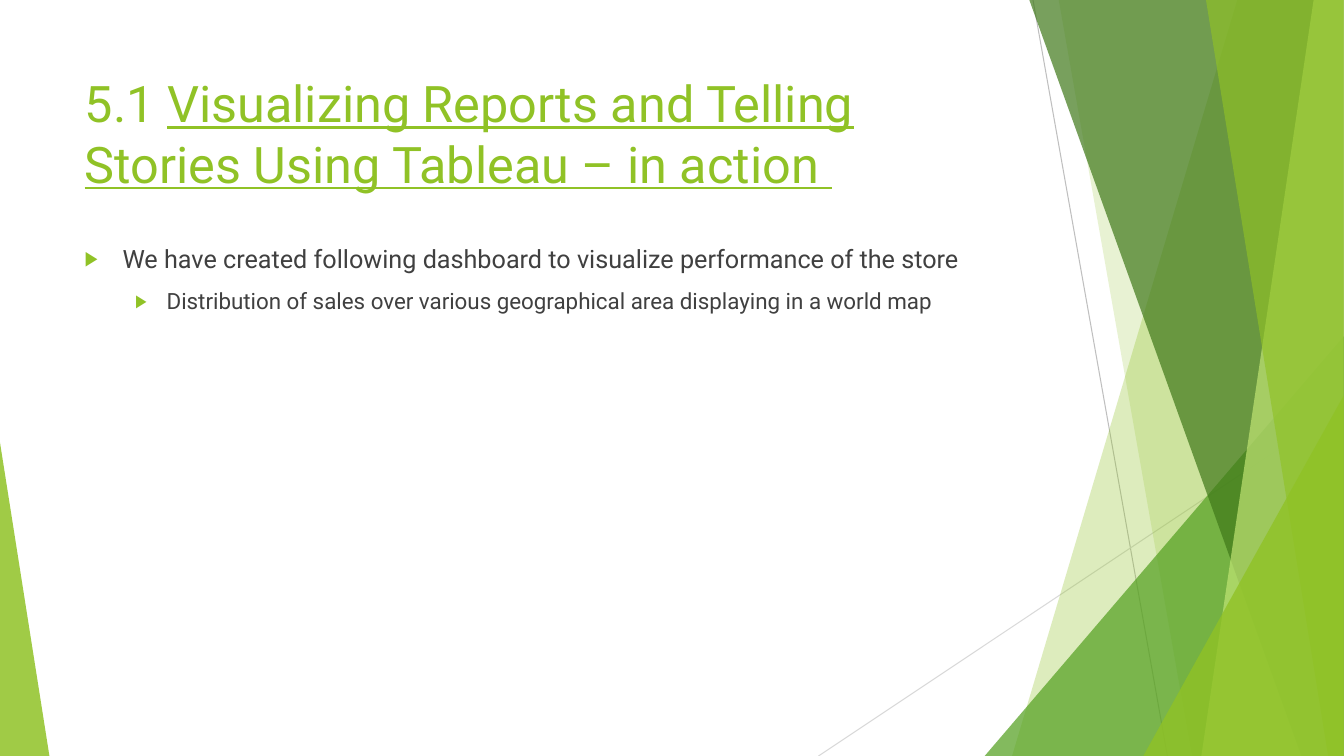
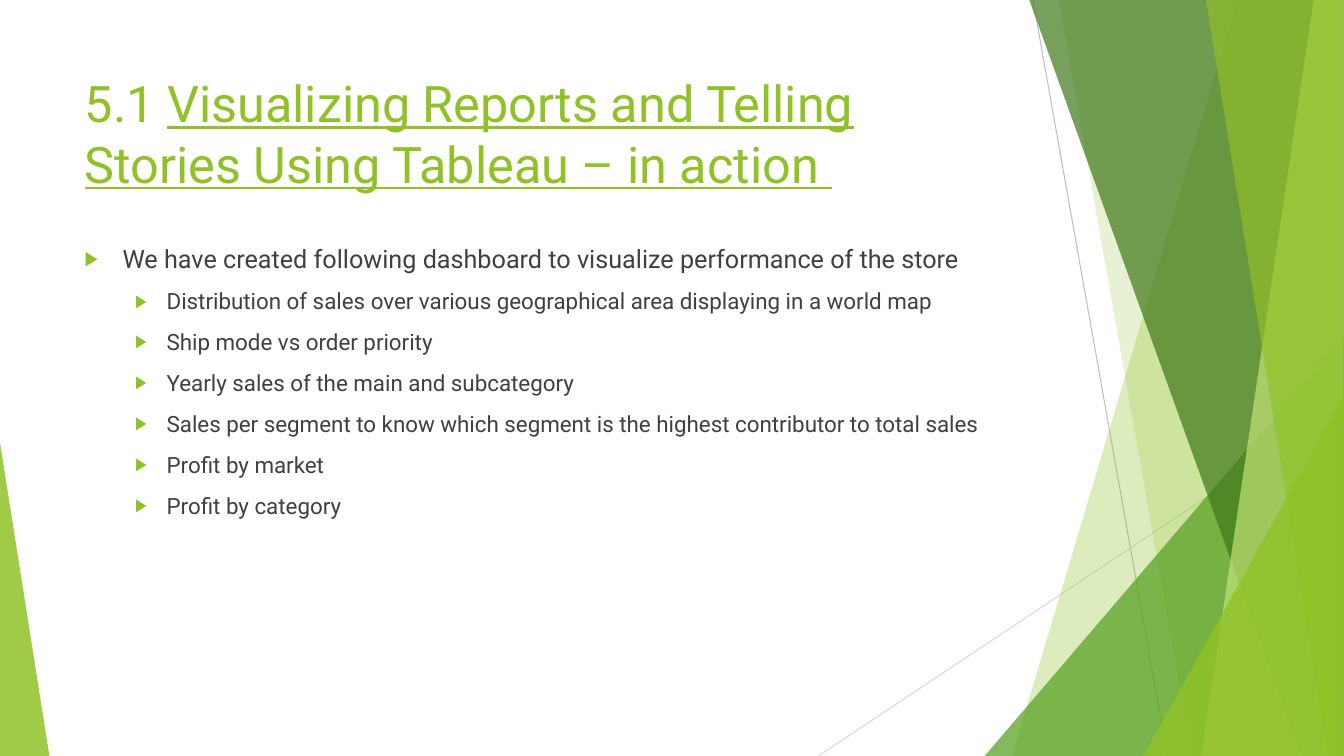
Before and after one commit to rubadhanaraj/Final_project, a slide deck: slide 11 of Project details.pptx. Drawn at 1344x756 pixels with LibreOffice and Linux fonts; fonts in the diff are those of the drawing. Boxes give left, top, right and bottom in pixels: in the first picture for what was removed or moved away, otherwise in the second. Text is boxed around its words. In the diff, an @@ line names an element or a change of style, - is before the commit and + after.

```diff
--- a/Project details.pptx
+++ b/Project details.pptx
@@ text at [167, 333, 978, 519]: paragraphs added @@
+  ▶ Ship mode vs order priority
+  ▶ Yearly sales of the main and subcategory
+  ▶ Sales per segment to know which segment is the highest contributor to total sales
+  ▶ Profit by market
+  ▶ Profit by category
```
Also in this commit, not shown: 1 other slide changed, 5 slides added.
